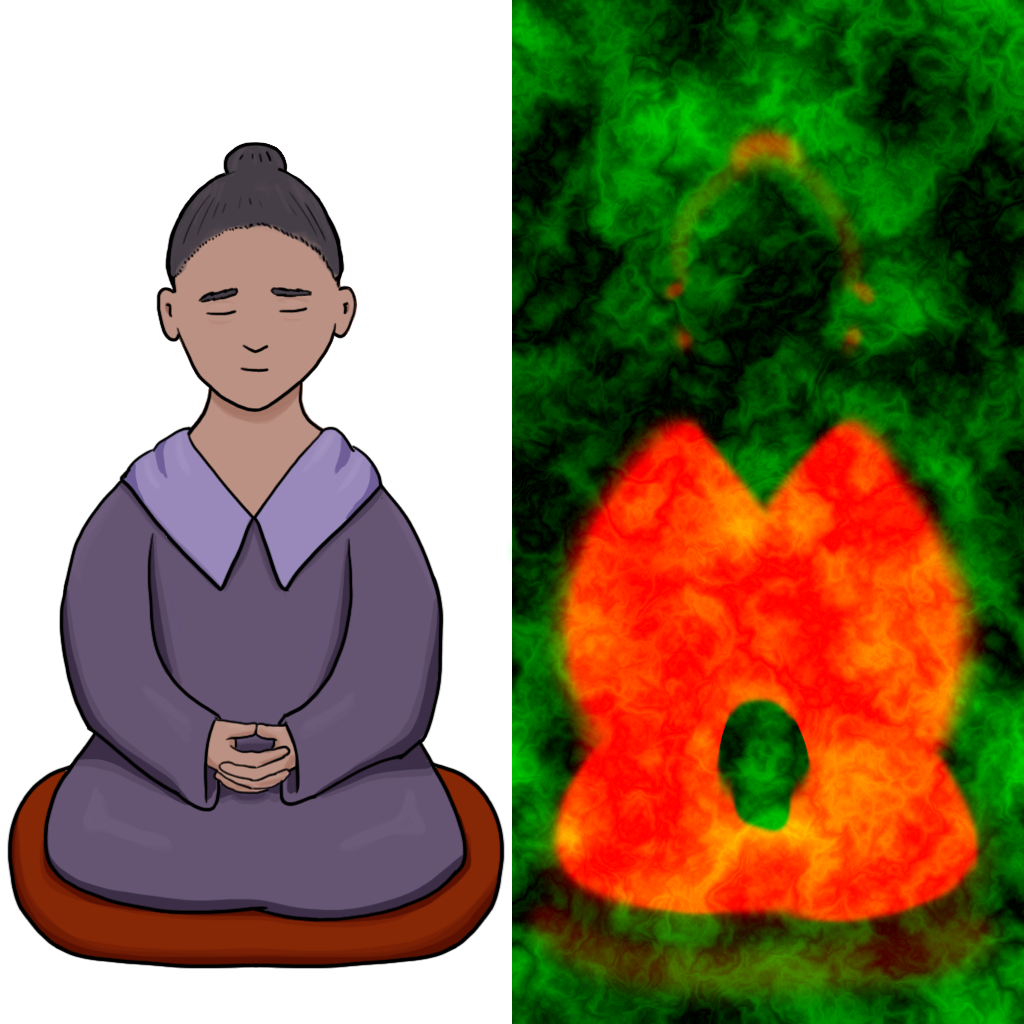
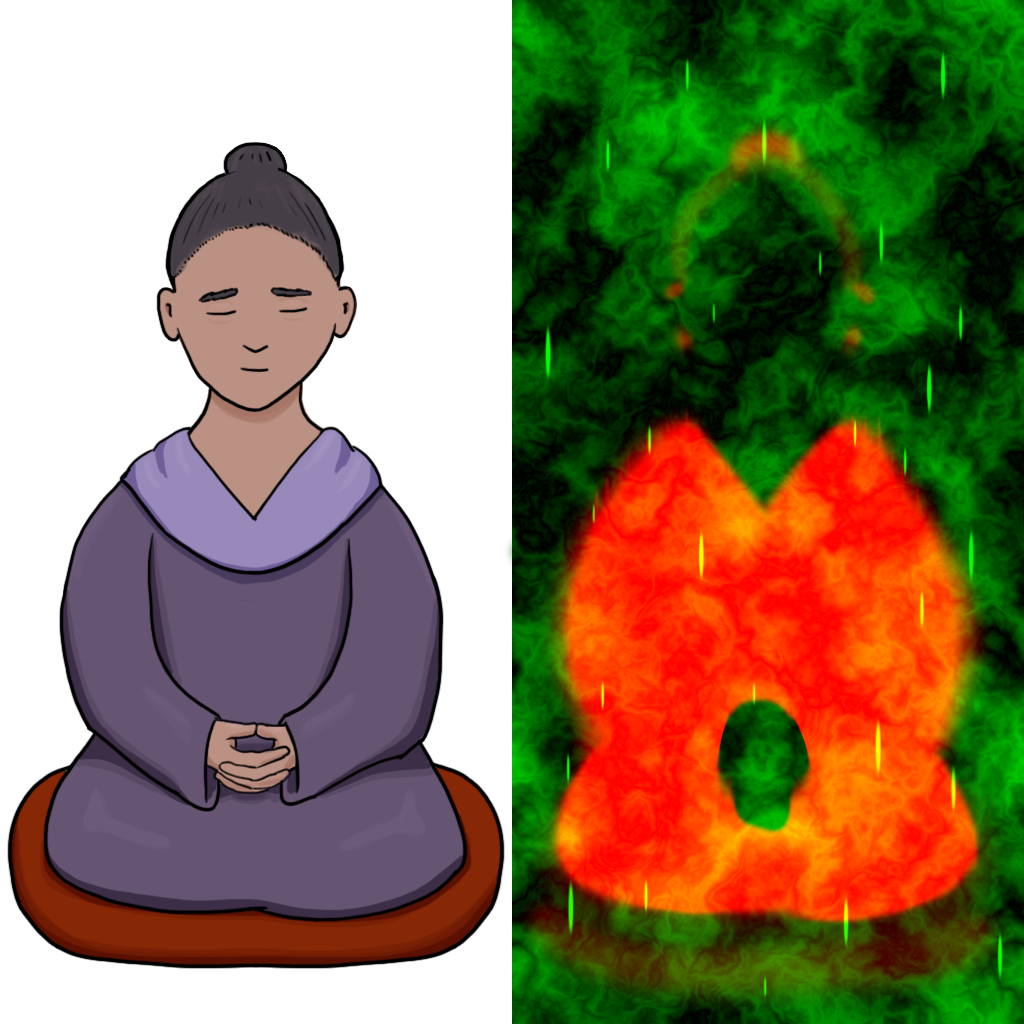
Two versions of the same layered image (1024×1024). Layer-by-layer changes:
added layer "streaks" (addition) in group "mask" over left=505, top=47, right=1004, bottom=999
painted on "wind strength" over left=593, top=405, right=923, bottom=549
painted on "ink" over left=150, top=517, right=348, bottom=601
painted on "shading" over left=117, top=481, right=386, bottom=596
painted on "paint" over left=60, top=480, right=441, bottom=785
